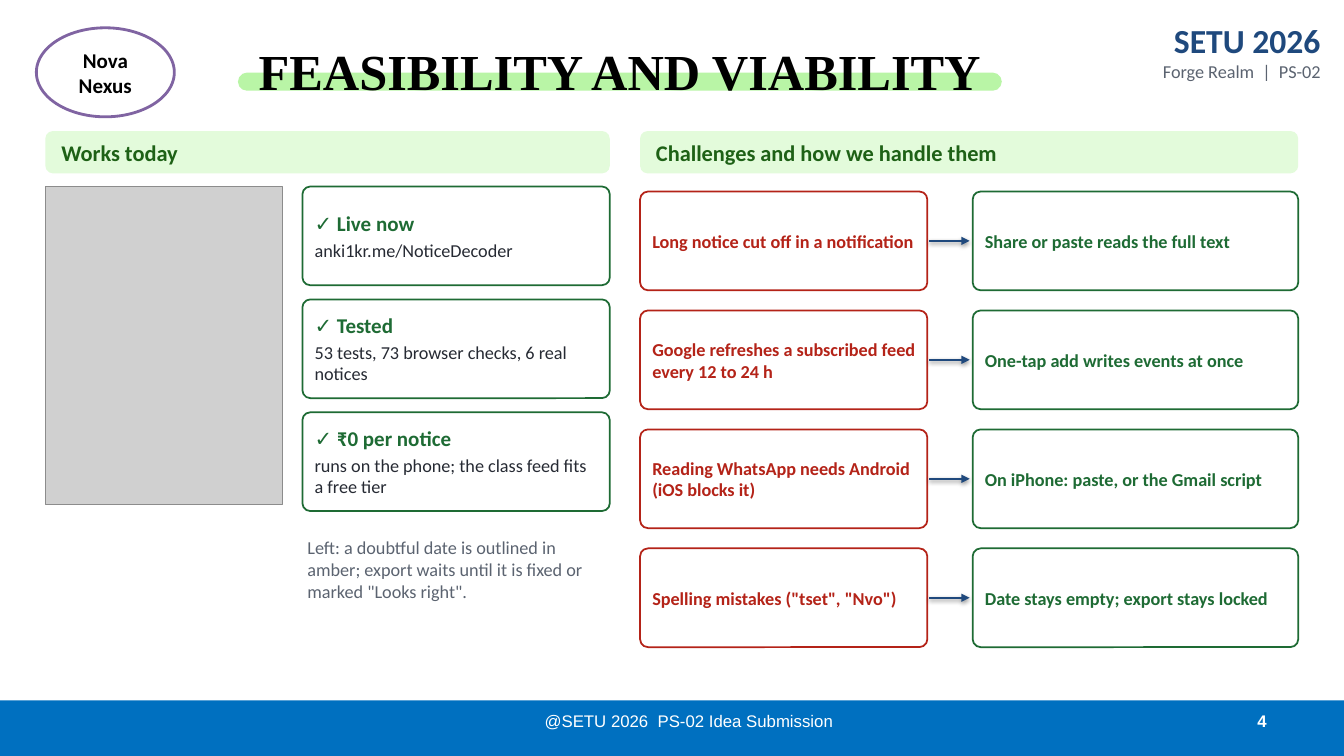
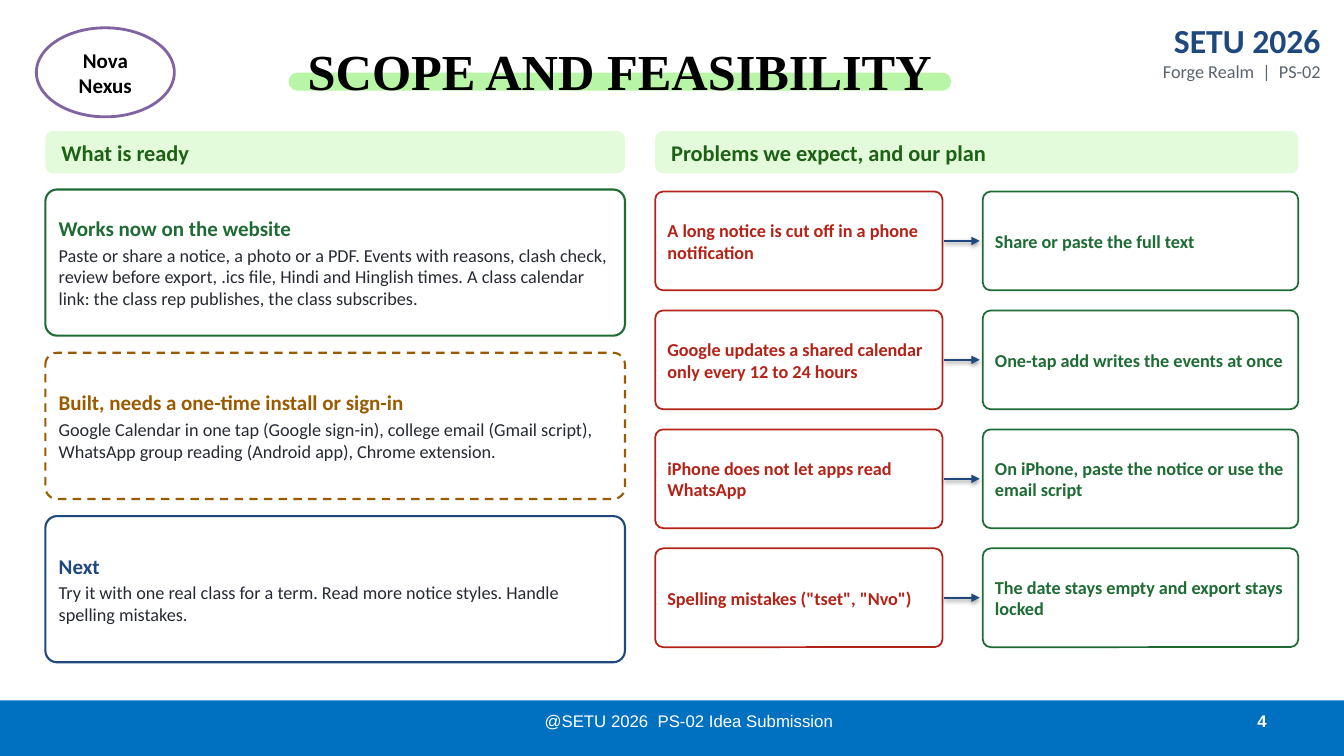
Before and after one commit to anki1kr/NoticeDecoder, a slide deck: slide 4 of deck/NoticeDecoder_NovaNexus_PS02.pptx. Drawn at 1344x756 pixels with LibreOffice and Linux fonts; fonts in the diff are those of the drawing; grey boxes stand for pictures. Boxes give left, top, right and bottom in pixels: in the first picture for what was removed or moved away, otherwise in the second. Text is boxed around its words. In the diff, an @@ line names an element or a change of style, - is before the commit and + after.

```diff
--- a/deck/NoticeDecoder_NovaNexus_PS02.pptx
+++ b/deck/NoticeDecoder_NovaNexus_PS02.pptx
@@ title at bbox=[308, 51, 932, 101]: text changed @@
-FEASIBILITY AND VIABILITY
+SCOPE AND FEASIBILITY
@@ rounded rectangle: place and size @@
-rounded rectangle at bbox=[238, 73, 1002, 91]
+rounded rectangle at bbox=[288, 73, 951, 91]
@@ rounded rectangle: place and size @@
-rounded rectangle at bbox=[45, 131, 610, 173]
+rounded rectangle at bbox=[45, 131, 625, 173]
@@ text at bbox=[61, 145, 190, 165]: text changed @@
-Works today
+What is ready
@@ rounded rectangle: place and size @@
-rounded rectangle at bbox=[640, 131, 1299, 173]
+rounded rectangle at bbox=[655, 131, 1299, 173]
@@ text at bbox=[671, 145, 985, 165]: text changed @@
-Challenges and how we handle them
+Problems we expect, and our plan
@@ picture removed at bbox=[45, 187, 282, 505] @@
@@ rounded rectangle added at bbox=[45, 190, 625, 336], fill #FFFFFF, outline #1E6B34 1.5 pt, 13 pt, text #262A33 @@
+Works now on the website
+Paste or share a notice, a photo or a PDF. Events with reasons, clash check, review before export, .ics file, Hindi and Hinglish times. A class calendar link: the class rep publishes, the class subscribes.
@@ rounded rectangle removed at bbox=[302, 187, 610, 285] @@
-✓ Live now
-anki1kr.me/NoticeDecoder
@@ rounded rectangle "Share or paste the full ...": place and size @@
-rounded rectangle "Share or paste the full ..." at bbox=[973, 192, 1299, 290]
+rounded rectangle "Share or paste the full ..." at bbox=[983, 192, 1299, 290]
@@ text in rounded rectangle at bbox=[667, 224, 918, 259]: text changed @@
-Long notice cut off in a notification
+A long notice is cut off in a phone notification
@@ text in rounded rectangle at bbox=[995, 235, 1195, 251]: text changed @@
-Share or paste reads the full text
+Share or paste the full text
@@ arrow moved from (930, 241) - (970, 241) to (945, 241) - (980, 241) @@
@@ rounded rectangle removed at bbox=[302, 299, 610, 398] @@
-✓ Tested
-53 tests, 73 browser checks, 6 real notices
@@ 3 rounded rectangles: place and size @@
-3 rounded rectangles at bbox=[640, 192, 928, 647]
+3 rounded rectangles at bbox=[655, 192, 943, 647]
@@ rounded rectangle "One-tap add writes the events ...": place and size @@
-rounded rectangle "One-tap add writes the events ..." at bbox=[973, 311, 1299, 409]
+rounded rectangle "One-tap add writes the events ..." at bbox=[983, 311, 1299, 409]
@@ rounded rectangle added at bbox=[45, 353, 625, 499], fill #FFFFFF, outline #9A5B00 1.5 pt dashed, 13 pt, text #262A33 @@
+Built, needs a one-time install or sign-in
+Google Calendar in one tap (Google sign-in), college email (Gmail script), WhatsApp group reading (Android app), Chrome extension.
@@ text in rounded rectangle at bbox=[667, 343, 923, 381]: text changed @@
-Google refreshes a subscribed feed every 12 to 24 h
+Google updates a shared calendar only every 12 to 24 hours
@@ text in rounded rectangle at bbox=[995, 354, 1282, 370]: text changed @@
-One-tap add writes events at once
+One-tap add writes the events at once
@@ arrow moved from (930, 360) - (970, 360) to (945, 360) - (980, 360) @@
@@ rounded rectangle removed at bbox=[302, 412, 610, 511] @@
-✓ ₹0 per notice
-runs on the phone; the class feed fits a free tier
@@ rounded rectangle removed at bbox=[640, 430, 928, 528] @@
-Reading WhatsApp needs Android (iOS blocks it)
@@ rounded rectangle added at bbox=[655, 430, 943, 528], fill #FFFFFF, outline #B42318 1.25 pt, 13 pt, text #B42318, bold @@
+iPhone does not let apps read WhatsApp
@@ rounded rectangle "On iPhone, paste the notice ...": place and size @@
-rounded rectangle "On iPhone, paste the notice ..." at bbox=[973, 430, 1299, 528]
+rounded rectangle "On iPhone, paste the notice ..." at bbox=[983, 430, 1299, 528]
@@ arrow moved from (930, 479) - (970, 479) to (945, 479) - (980, 479) @@
@@ text in rounded rectangle at bbox=[995, 462, 1283, 499]: text changed @@
-On iPhone: paste, or the Gmail script
+On iPhone, paste the notice or use the email script
@@ rounded rectangle added at bbox=[45, 516, 625, 662], fill #FFFFFF, outline #1F497D 1.5 pt, 13 pt, text #262A33 @@
+Next
+Try it with one real class for a term. Read more notice styles. Handle spelling mistakes.
@@ text removed at bbox=[307, 541, 582, 601] @@
-Left: a doubtful date is outlined in amber; export waits until it is fixed or marked "Looks right".
@@ rounded rectangle "The date stays empty and ...": place and size @@
-rounded rectangle "The date stays empty and ..." at bbox=[973, 548, 1299, 647]
+rounded rectangle "The date stays empty and ..." at bbox=[983, 548, 1299, 647]
@@ arrow moved from (930, 598) - (970, 598) to (945, 598) - (980, 598) @@
@@ text in rounded rectangle at bbox=[995, 581, 1283, 615]: text changed @@
-Date stays empty; export stays locked
+The date stays empty and export stays locked
```
Also in this commit, not shown: 5 other slides changed, 22 other files.
